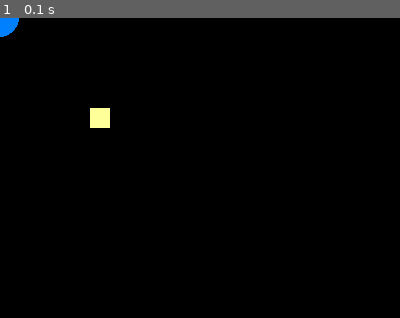
Above: before the commit, frame 1.
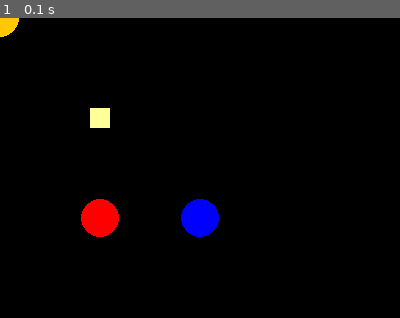
Above: after the commit, the same moment.

Repository: chauncy-crib/tagprobot-ml
Game: pygame game, started from python/main.py
Two runs of this game, one before a commit and one after it. Both use one fixed random seed, a clock stepped at 60 frames per second and the inputs below.
Inputs:
- Up to frame 1 (0.1 s): no input

The runs differ from the first frame. In frame 1, 2.1% of the frame differs, in the area x 0-55%, y 0-73%.

Commit message:
Fixed logical errors

Diff:
--- a/python/main.py
+++ b/python/main.py
@@ -1,7 +1,7 @@
 import pygame
 from typing import List
 
-from world_state.ball import Ball
+from world_state.ball import Ball, Team
 from world_state.flag import Flag
 from world_state.worldstate import WorldState
 
@@ -12,10 +12,12 @@
     screen = pygame.display.set_mode((400, 300))
     done = False
 
-    ego_ball = Ball(0, 0, (0, 128, 255))
+    foe_ball = Ball(200, 200, Team.FOE)
+    friend_ball = Ball(100, 200, Team.FRIEND)
+    ego_ball = Ball(0, 0, Team.EGO)
     flag = Flag(100, 100)
 
-    world_state = WorldState([], [], ego_ball, flag, screen)
+    world_state = WorldState([foe_ball], [friend_ball], ego_ball, flag, screen)
 
     clock = pygame.time.Clock()
 
@@ -23,14 +25,6 @@
         for event in pygame.event.get():
             if event.type == pygame.QUIT:
                 done = True
-            # if event.type == pygame.KEYDOWN and event.key == pygame.K_SPACE:
-            #     is_blue = not is_blue
-
-        # pressed = pygame.key.get_pressed()
-        # if pressed[pygame.K_UP]: y -= 3
-        # if pressed[pygame.K_DOWN]: y += 3
-        # if pressed[pygame.K_LEFT]: x -= 3
-        # if pressed[pygame.K_RIGHT]: x += 3
 
         screen.fill((0, 0, 0))
         world_state.draw()
--- a/python/world_state/ball.py
+++ b/python/world_state/ball.py
@@ -1,3 +1,4 @@
+from enum import Enum
 import pygame
 from typing import Tuple
 import uuid
@@ -5,12 +6,28 @@
 from visualization.drawable import Drawable
 
 
+class Team(Enum):
+    EGO = 0
+    FRIEND = 1
+    FOE = 2
+
+
 class Ball(Drawable):
-    def __init__(self, x: int, y: int, color: Tuple[int, int, int]) -> None:
+    def __init__(self, x: int, y: int, team: Team) -> None:
         self.id = uuid.uuid4()
 
+        self.team = team
+        self.color: Tuple[int, int, int] = (255, 255, 255)
+        if self.team is Team.EGO:
+            self.color = (255, 200, 0)
+        elif self.team is Team.FRIEND:
+            self.color = (255, 0, 0)
+        elif self.team is Team.FOE:
+            self.color = (0, 0, 255)
+        else:
+            raise ValueError("You must be self, friend, or foe!")
+
         self.radius = 19  # pixels
-        self.color = color
 
         self.x = x
         self.y = y
--- a/python/world_state/worldstate.py
+++ b/python/world_state/worldstate.py
@@ -20,20 +20,12 @@
         self.red_balls = friendly_balls
         self.ego_ball = ego_ball
 
-        self.balls: Dict[uuid.UUID, Ball] = {}
-        for blue_ball in self.blue_balls:
-            if blue_ball.id in self.balls:
-                raise ValueError(
-                    "Ball id {} already exists".format(blue_ball.id))
-            self.balls[blue_ball.id] = blue_ball
-        for red_ball in self.red_balls:
-            if red_ball.id in self.balls:
-                raise ValueError(
-                    "Ball id {} already exists".format(blue_ball.id))
-            self.balls[red_ball.id] = red_ball
-        if ego_ball.id in self.balls:
-            raise ValueError("Ball id {} already exists".format(blue_ball.id))
-        self.balls[ego_ball.id] = ego_ball
+        all_balls = enemy_balls + friendly_balls + [ego_ball]
+        print(all_balls)
+        ids: List[uuid.UUID] = list(map(lambda b: b.id, all_balls))
+        print(ids)
+        assert(len(set(ids)) == len(ids))
+        self.balls: Dict[uuid.UUID, Ball] = dict(zip(ids, all_balls))
 
         self.flag = flag
 
